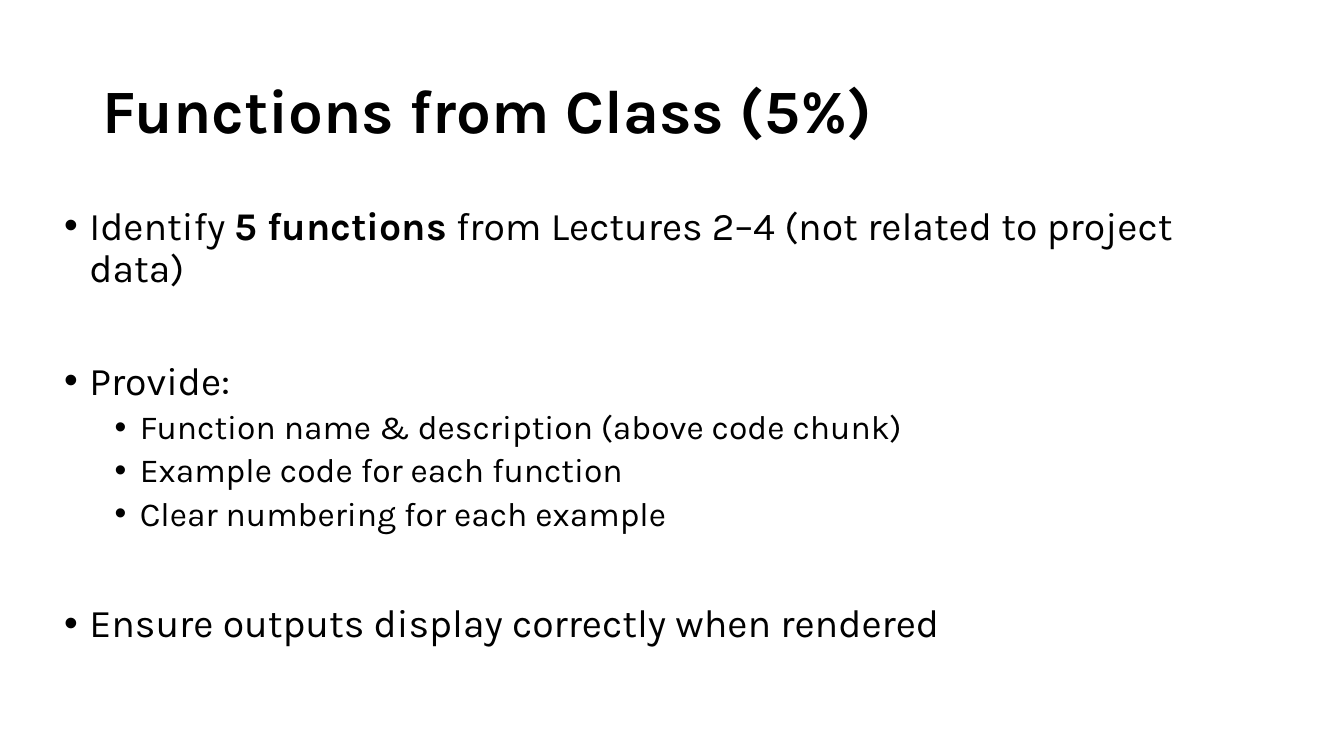
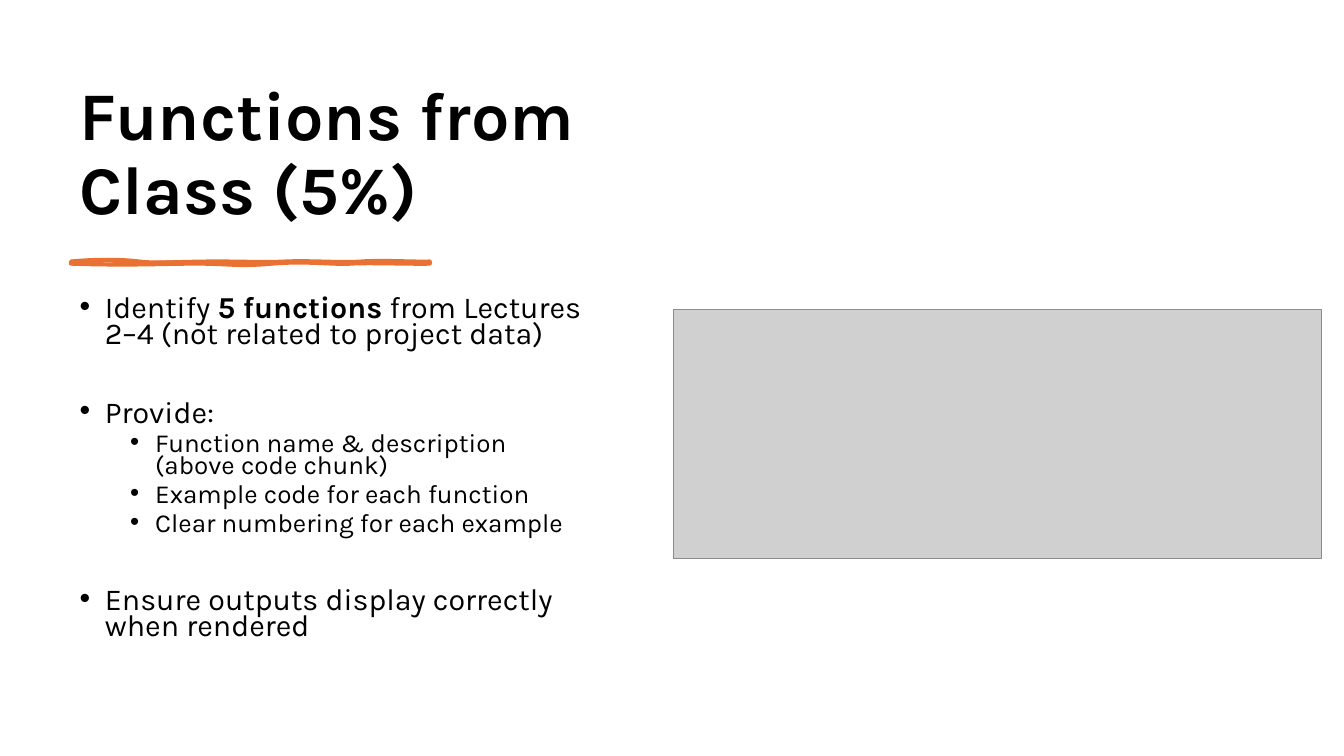
Before and after one commit to kris-wild/BIOL90041, a slide deck: slide 8 of Week_3/Workshop/Workshop_2.pptx (slide 9 before the commit). Drawn at 1344x756 pixels with LibreOffice and Linux fonts; fonts in the diff are those of the drawing; grey boxes stand for pictures. Boxes give left, top, right and bottom in pixels: in the first picture for what was removed or moved away, otherwise in the second. Text is boxed around its words. In the diff, an @@ line names an element or a change of style, - is before the commit and + after.

```diff
--- a/Week_3/Workshop/Workshop_2.pptx
+++ b/Week_3/Workshop/Workshop_2.pptx
@@ title "Functions from Class (5%)": place and size @@
-title "Functions from Class (5%)" at <box>102,86,872,140</box>
+title "Functions from Class (5%)" at <box>80,91,574,222</box>
@@ title "Functions from Class (5%)" at <box>80,91,574,222</box>: size 44 to 48.6 pt; vertical alignment middle to bottom @@
@@ freeform shape added at <box>71,262,430,264</box>, fill #E97132, outline #E97132 3 pt @@
@@ text "Identify 5 functions from Lectures ...": place and size @@
-text "Identify 5 functions from Lectures ..." at <box>89,211,1173,647</box>
+text "Identify 5 functions from Lectures ..." at <box>105,296,581,637</box>
@@ text "Identify 5 functions from Lectures ..." at <box>105,296,581,637</box>: size 28 to 21.7 pt in "Identify 5 functions from Lectures 2–4 (not ...", "Provide:", "Ensure outputs display correctly when rendered"; size 24 to 18.6 pt in "Function name & description (above code chunk)", "Example code for each function", "Clear numbering for each example"; line spacing 0.9 to 0.7 @@
@@ picture added at <box>675,310,1322,558</box> @@
```
Also in this commit, not shown: 9 other slides changed, 1 slide removed, 11 other files.
